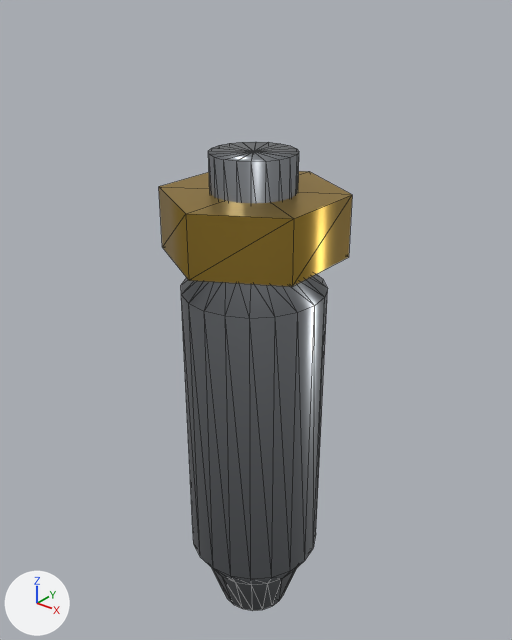
Renders of the glTF model porsche-911sc-engine/parts/injector.glb from each side of a commit.
The view is the same before and after, from a 50 mm camera at (33.5, -41.6, 55.8) aimed at (-0.8, 1.3, 29.2). Arrows for +X, +Y and +Z are at lower left; the lights stay in place. The picture after the commit comes second. Mesh edges are drawn as thin lines. Where no turn or scale is listed for an object, it has been applied to the vertices.

Script lines for the objects in view, before the commit:
```python
me_mesh_0 = bpy.data.meshes.new('Mesh_0')
me_mesh_0.from_pydata(...)  # 160 vertices, 280 faces; spans x -6.0..6.0, y -6.0..6.0, z -22.0..22.0
me_mesh_0.materials.append(mat_steel)  # grey #9da1a6
me_mesh_1 = bpy.data.meshes.new('Mesh_1')
me_mesh_1.from_pydata(...)  # a 6-sided cylinder along z spanning x -6.5..6.5, y -7.5..7.5, z -2.5..2.5
me_mesh_1.materials.append(mat_brass)  # yellow #c9a54a
ob_injector_brass = bpy.data.objects.new('injector:brass', me_mesh_1)
ob_injector_brass.location = (0.0, 0.0, 38.5)
ob_injector_steel = bpy.data.objects.new('injector:steel', me_mesh_0)
ob_injector_steel.location = (0.0, 0.0, 22.0)
```
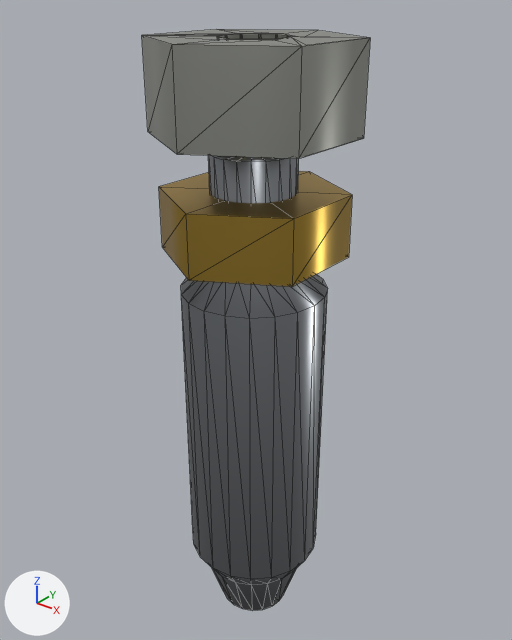
The change, as a list of edits to the scene's bpy script:
```text
Add mat_zincplate:
    mat_zincplate = principled_material('zincPlate')
    mat_zincplate.base_color = (0.456, 0.468, 0.423)  # grey #b4b6ae
    mat_zincplate.metallic = 0.9
    mat_zincplate.roughness = 0.38
Add me_mesh_2:
    me_mesh_2.from_pydata(...)  # 94 vertices, 130 faces; spans x -7.0..7.0, y -8.1..8.1, z -3.4..3.4
    me_mesh_2.materials.append(mat_zincplate)  # grey #b4b6ae
Add ob_injector_zincplate:
    ob_injector_zincplate = bpy.data.objects.new('injector:zincPlate', me_mesh_2)
    ob_injector_zincplate.location = (0.0, 0.0, 48.6)
```

Pixel boxes [x1, y1, x2, y2] of what changed, in the pictures (512 x 640 px):
'injector:zincPlate', added
    after: [142, 29, 370, 159]
